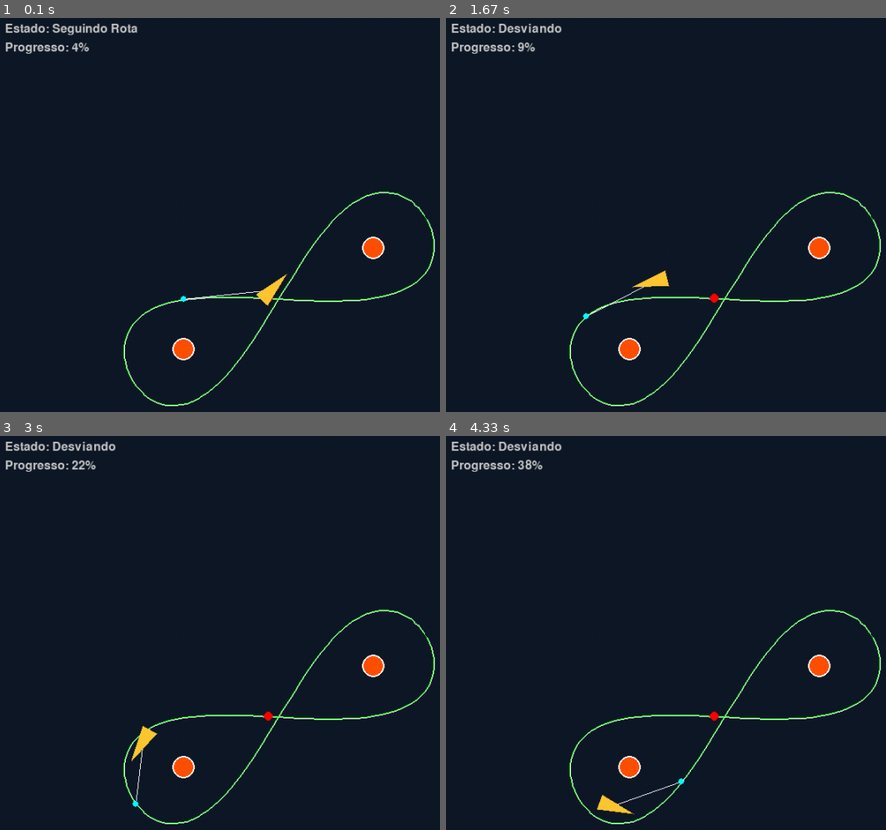
Above: before the commit, frames 1-4 (two rows, left to right).
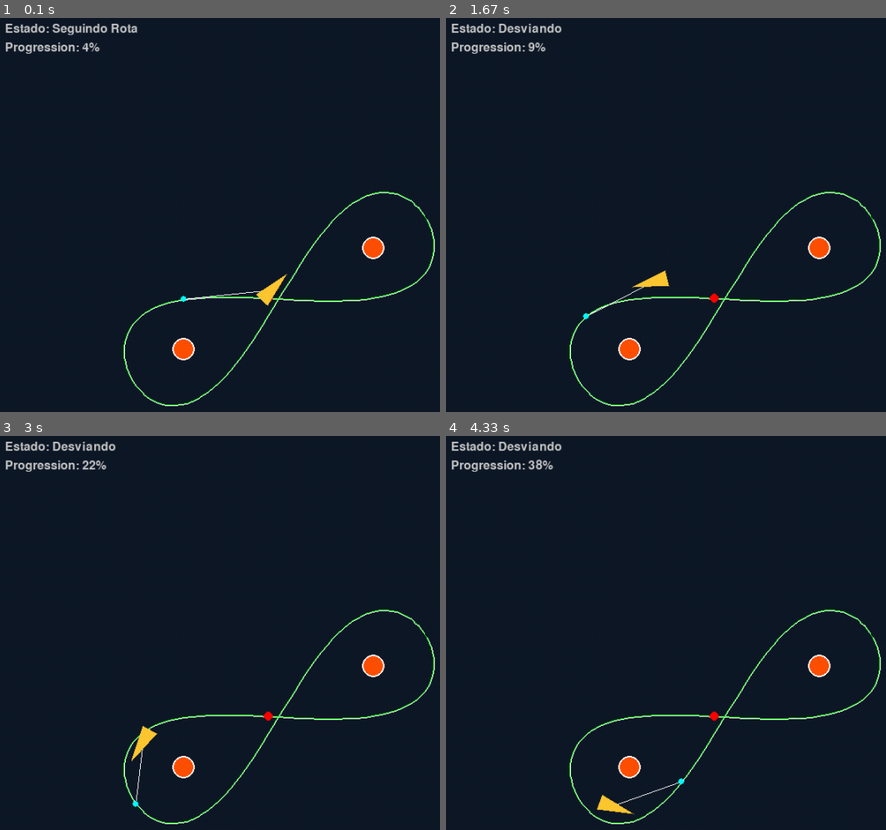
Above: after the commit, the same moments.

Repository: vizanca12/PIE_trajet
Game: pygame game, started from src/test_scenario.py
Same seed, same stepped clock (60 frames per second), same inputs: the game is played once before the commit and once after it.
Inputs (mouse positions are in pixels of both pictures, inside the frame that each line leads up to):
- Up to frame 1 (0.1 s): no input
- Up to frame 2 (1.67 s): click (outside the picture) at 0.95 s
- Up to frame 3 (3 s): no input
- Up to frame 4 (4.33 s): no input

The runs differ from the first frame. In frame 1, 0.1% of the frame differs, in the area x 13-23%, y 6-9%; in frame 2, 0.2%; in frame 3, 0.2%; in frame 4, 0.2%, in the area x 13-25%, y 5-9%.

Commit message:
en français

Diff:
--- a/src/blueboat_model.py
+++ b/src/blueboat_model.py
@@ -3,7 +3,7 @@
 from typing import List, Tuple, Optional
 from enum import Enum
 
-# --- ESTRUTURAS DE DADOS ---
+# --- STRUCTURES DE DONNÉES ---
 
 @dataclass
 class Vector2:
@@ -37,7 +37,7 @@
 # --- GERADOR DE ROTA ---
 
 def generate_lemniscate_points(p1: Vector2, p2: Vector2, num_points=120, margin=80) -> List[Vector2]:
-    """Gera a geometria do 8"""
+    """Génère la géométrie du 8"""
     points = []
     midpoint = (p1 + p2) * 0.5
     diff = p2 - p1
@@ -56,7 +56,7 @@
 
     return points
 
-# --- LÓGICA DO BARCO ---
+# --- LOGIQUE DU BATEAU ---
 
 class BlueBoat:
     def __init__(self, x, y):
@@ -76,11 +76,11 @@
         self.current_path_index = 0
         self.has_planned_lap = False
 
-        # Controle de logs para não floodar o terminal
+        # Contrôle des logs pour ne pas inonder le terminal
         self.log_timer = 0
 
     def _reorder_path_from_entry(self, original_path: List[Vector2]):
-        """Reorganiza a rota para começar no ponto mais próximo"""
+        """Réorganise la route pour commencer au point le plus proche"""
         if not original_path: return
 
         closest_dist = float('inf')
@@ -95,7 +95,7 @@
         part1 = original_path[entry_idx:]
         part2 = original_path[:entry_idx]
 
-        # Cria a rota fechada
+        # Crée la route fermée
         self.active_path = part1 + part2 + [original_path[entry_idx]]
 
         self.current_path_index = 0
@@ -106,11 +106,11 @@
         print(f"[PLANEJADOR] Nova rota ativa tem {len(self.active_path)} waypoints.")
 
     def get_target_point(self) -> Vector2:
-        """Pega o alvo na rota ativa"""
+        """Obtient la cible sur la route active"""
         path = self.active_path
         if not path: return self.position
 
-        # Avança o índice se perto
+        # Avance l'indice si proche
         while self.current_path_index < len(path) - 1:
             curr_p = path[self.current_path_index]
             dist = self.position.dist(curr_p)
@@ -120,8 +120,8 @@
             else:
                 break
 
-        # Lookahead limitado ao tamanho da lista (Clamping)
-        # Se chegar no fim, ele trava no último ponto
+        # Lookahead limité à la taille de la liste (Clamping)
+        # S'il arrive à la fin, il se bloque au dernier point
         lookahead_idx = min(self.current_path_index + 4, len(path) - 1)
         target_point = path[lookahead_idx]
 
@@ -130,24 +130,24 @@
     def update(self, original_path_template: List[Vector2], obstacles: List[Obstacle], dt: float):
         if not original_path_template: return False
 
-        # 1. Planejamento (Uma única vez)
+        # 1. Planification (Une seule fois)
         if not self.has_planned_lap:
             self._reorder_path_from_entry(original_path_template)
 
-        # 2. Pega alvo
+        # 2. Obtient la cible
         target_pos = self.get_target_point()
 
-        # Estado Visual
+        # État Visuel
         dist_to_path = self.position.dist(target_pos)
         if dist_to_path > self.lookahead_dist * 2:
             self.state = BoatState.APPROACHING
         else:
             self.state = BoatState.TRACKING
 
-        # 3. Navegação
+        # 3. Navigation
         nav_vector = (target_pos - self.position).normalize()
 
-        # 4. Desvio Tangencial Inteligente
+        # 4. Évitement Tangentiel Intelligent
         avoidance_vec = Vector2(0,0)
         max_avoid_strength = 0.0
 
@@ -179,14 +179,14 @@
                         print(f"[SENSOR] Desviando de obstáculo! Distância: {dist:.1f}px")
                         self.log_timer = 0
 
-        # 5. Vetor Final
+        # 5. Vecteur Final
         if avoidance_vec.magnitude() > 0:
             blend_factor = 0.8 if max_avoid_strength > 0.5 else 0.4
             final_dir = (nav_vector * (1.0 - blend_factor) + avoidance_vec * blend_factor).normalize()
         else:
             final_dir = nav_vector
 
-        # 6. Física
+        # 6. Physique
         desired_heading = math.atan2(final_dir.y, final_dir.x)
         angle_diff = desired_heading - self.heading
         while angle_diff > math.pi: angle_diff -= 2*math.pi
@@ -201,10 +201,10 @@
         self.velocity = Vector2(math.cos(self.heading), math.sin(self.heading)) * speed
         self.position = self.position + (self.velocity * dt * 20)
 
-        # --- LÓGICA DE FIM DE MISSÃO ---
-        # Só termina se:
-        # 1. O índice da rota já chegou no final (Lookahead parou)
-        # 2. E o barco está fisicamente perto do último ponto (< 20px)
+        # --- LOGIQUE DE FIN DE MISSION ---
+        # Ne se termine que si:
+        # 1. L'indice de la route a atteint la fin (Lookahead s'est arrêté)
+        # 2. Et le bateau est physiquement près du dernier point (< 20px)
 
         index_reached_end = self.current_path_index >= len(self.active_path) - 2
         dist_to_finish_line = self.position.dist(self.active_path[-1])
--- a/src/test_scenario.py
+++ b/src/test_scenario.py
@@ -4,12 +4,12 @@
 import sys
 from blueboat_model import BlueBoat, Obstacle, Vector2, generate_lemniscate_points
 
-# --- CONFIGURAÇÕES ---
+# --- CONFIGURATIONS ---
 WINDOW_WIDTH = 1000
 WINDOW_HEIGHT = 700
 FPS = 60
 
-# Cores
+# Couleurs
 COLOR_BG = (15, 25, 40)
 COLOR_PATH = (255, 255, 255, 30)
 COLOR_TARGET = (0, 255, 255)
@@ -39,10 +39,10 @@
         self.obstacles = []
 
         print("\n" + "="*50)
-        print("GERANDO NOVO CENÁRIO DE TESTE")
+        print("GÉNÉRATION D'UN NOUVEAU SCÉNARIO DE TEST")
         print("="*50)
 
-        # 1. Boias
+        # 1. Bouées
         margin = 180
         b1 = Vector2(random.randint(margin, WINDOW_WIDTH-margin),
                      random.randint(margin, WINDOW_HEIGHT-margin))
@@ -55,13 +55,13 @@
         b2.y = max(100, min(WINDOW_HEIGHT-100, b2.y))
 
         self.obstacles = [Obstacle(b1, 15, True), Obstacle(b2, 15, True)]
-        print(f"[CENÁRIO] Boia 1 posicionada em {b1}")
-        print(f"[CENÁRIO] Boia 2 posicionada em {b2}")
+        print(f"[SCÉNARIO] Bouée 1 positionnée en {b1}")
+        print(f"[SCÉNARIO] Bouée 2 positionnée en {b2}")
 
-        # 2. Rota
+        # 2. Route
         self.waypoints = generate_lemniscate_points(b1, b2)
 
-        # 3. Barco
+        # 3. Bateau
         spawn_type = random.choice(["corner", "random"])
         if spawn_type == "corner":
             spawn_pos = Vector2(random.choice([50, WINDOW_WIDTH-50]),
@@ -73,8 +73,8 @@
         self.boat = BlueBoat(spawn_pos.x, spawn_pos.y)
         self.boat.heading = random.uniform(0, 6.28)
 
-        print(f"[CENÁRIO] Barco lançado em {spawn_pos} (Fora da rota)")
-        print(f"[STATUS] Aguardando o barco encontrar a rota...")
+        print(f"[SCÉNARIO] Bateau lancé en {spawn_pos} (En dehors de la route)")
+        print(f"[STATUS] En attente que le bateau trouve la route...")
 
     def run(self):
         while True:
@@ -94,33 +94,33 @@
                 finished = self.boat.update(self.waypoints, self.obstacles, dt)
                 if finished:
                     self.state = "FINISHED"
-                    print("\n[SUCESSO] O barco chegou fisicamente ao destino final!")
+                    print("\n[SUCCÈS] Le bateau est arrivé physiquement à la destination finale!")
                     print("-" * 50)
 
-            # --- DESENHO ---
+            # --- DESSIN ---
             self.screen.fill(COLOR_BG)
 
-            # Rota Template
+            # Route Modèle
             if len(self.waypoints) > 1:
                 pts = [p.to_tuple() for p in self.waypoints]
                 pygame.draw.lines(self.screen, COLOR_PATH, False, pts, 2)
 
-            # Rota Ativa (Que o barco realmente está seguindo) - Debug em Verde
+            # Route Active (Que le bateau suit réellement) - Debug en Vert
             if self.boat.active_path:
                 active_pts = [p.to_tuple() for p in self.boat.active_path]
                 if len(active_pts) > 1:
                     pygame.draw.lines(self.screen, (0, 255, 0), False, active_pts, 1)
 
-                # Desenha o Ponto Final Real
+                # Dessine le Point Final Réel
                 last_pt = self.boat.active_path[-1].to_tuple()
-                pygame.draw.circle(self.screen, (255, 0, 0), last_pt, 6) # Ponto Vermelho = CHEGADA
+                pygame.draw.circle(self.screen, (255, 0, 0), last_pt, 6) # Point Rouge = ARRIVÉE
 
-            # Obstáculos
+            # Obstacles
             for obs in self.obstacles:
                 pygame.draw.circle(self.screen, COLOR_BUOY, obs.position.to_tuple(), int(obs.radius))
                 pygame.draw.circle(self.screen, (255, 255, 255), obs.position.to_tuple(), int(obs.radius), 2)
 
-            # Mira
+            # Visée
             target = self.boat.get_target_point()
             pygame.draw.line(self.screen, (255, 255, 255, 50), self.boat.position.to_tuple(), target.to_tuple(), 1)
             pygame.draw.circle(self.screen, COLOR_TARGET, target.to_tuple(), 4)
@@ -134,11 +134,11 @@
             if self.boat.active_path:
                 prog_val = int((self.boat.current_path_index / len(self.boat.active_path))*100)
 
-            # Mostra se está esperando o barco chegar
+            # Affiche si le bateau attend d'arriver
             if prog_val >= 98 and self.state == "RUNNING":
-                 prog = self.font.render(f"Progresso: {prog_val}% (Aguardando chegada física...)", True, (255, 200, 50))
+                 prog = self.font.render(f"Progression: {prog_val}% (En attente d'arrivée physique...)", True, (255, 200, 50))
             else:
-                 prog = self.font.render(f"Progresso: {prog_val}%", True, (200, 200, 200))
+                 prog = self.font.render(f"Progression: {prog_val}%", True, (200, 200, 200))
 
             self.screen.blit(status, (20, 20))
             self.screen.blit(prog, (20, 45))
@@ -161,10 +161,10 @@
         overlay.fill(COLOR_UI_BG)
         self.screen.blit(overlay, (0,0))
 
-        txt = self.big_font.render("MISSÃO CUMPRIDA", True, (100, 255, 100))
+        txt = self.big_font.render("MISSION ACCOMPLIE", True, (100, 255, 100))
         self.screen.blit(txt, txt.get_rect(center=(WINDOW_WIDTH//2, WINDOW_HEIGHT//2 - 60)))
 
-        for btn, text in [(self.btn_new, "Nova Rota"), (self.btn_exit, "Sair")]:
+        for btn, text in [(self.btn_new, "Nouvelle Route"), (self.btn_exit, "Quitter")]:
             col = (60, 180, 100) if btn.collidepoint(mouse) else (50, 50, 50)
             pygame.draw.rect(self.screen, col, btn, border_radius=8)
             t = self.font.render(text, True, (255, 255, 255))
